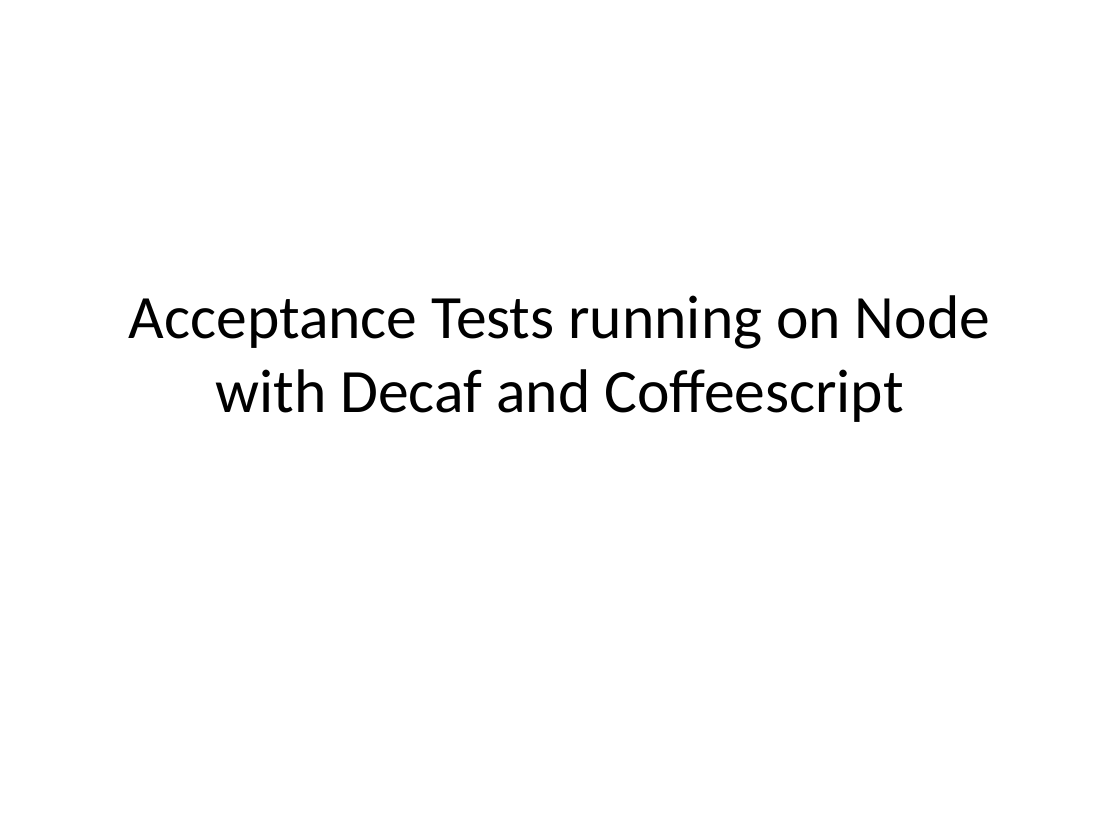
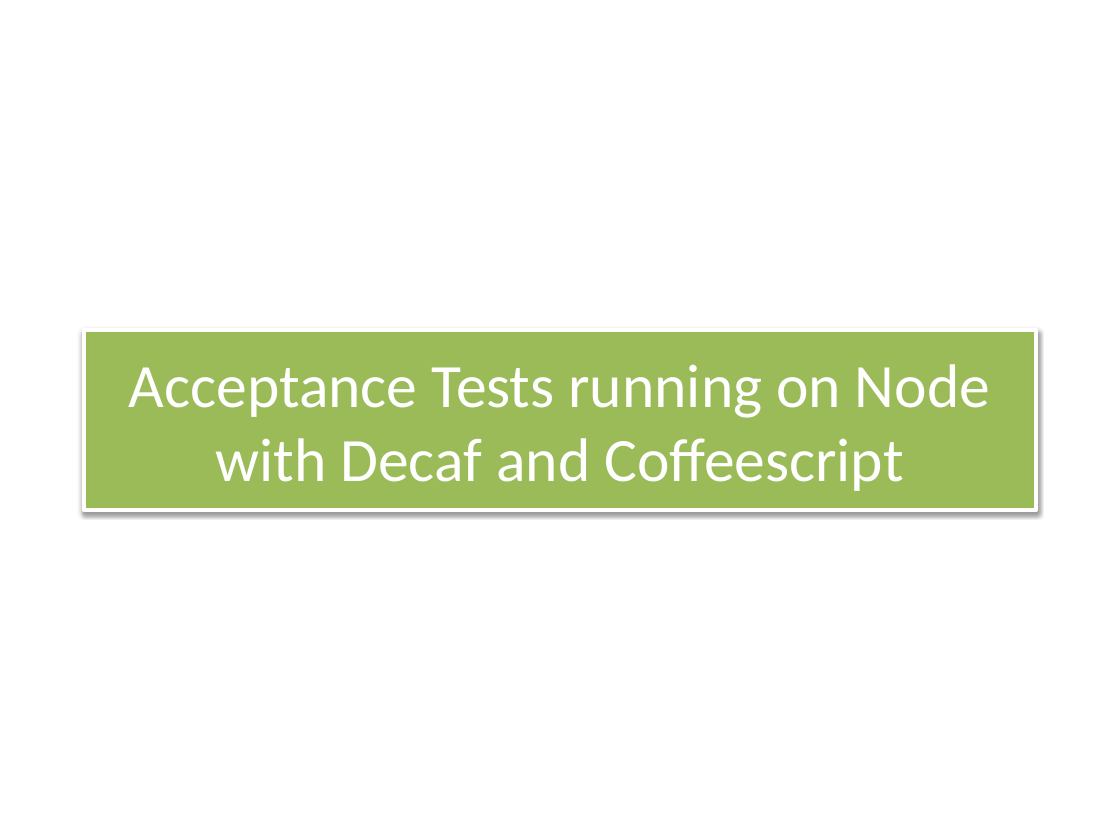
Before and after one commit to limadelic/decaf, a slide deck: slide 1 of doc/codecamp/slides.pptx. Drawn at 1120x840 pixels with LibreOffice and Linux fonts; fonts in the diff are those of the drawing; background and template pictures are left out. Boxes give left, top, right and bottom in pixels: in the first picture for what was removed or moved away, otherwise in the second. Text is boxed around its words. In the diff, an @@ line names an element or a change of style, - is before the commit and + after.

```diff
--- a/doc/codecamp/slides.pptx
+++ b/doc/codecamp/slides.pptx
@@ title "Acceptance Tests running on Node ...": place and size @@
-title "Acceptance Tests running on Node ..." at <box>129,295,990,422</box>
+title "Acceptance Tests running on Node ..." at <box>84,330,1036,511</box>
@@ title "Acceptance Tests running on Node ..." at <box>84,330,1036,511</box>: text colour #000000 to #FFFFFF; fill none to #9BBB59; outline none to #FFFFFF 3 pt; shadow on @@
```
Also in this commit, not shown: 1 other slide changed, 3 slides added, 4 slides removed, 1 other file.
